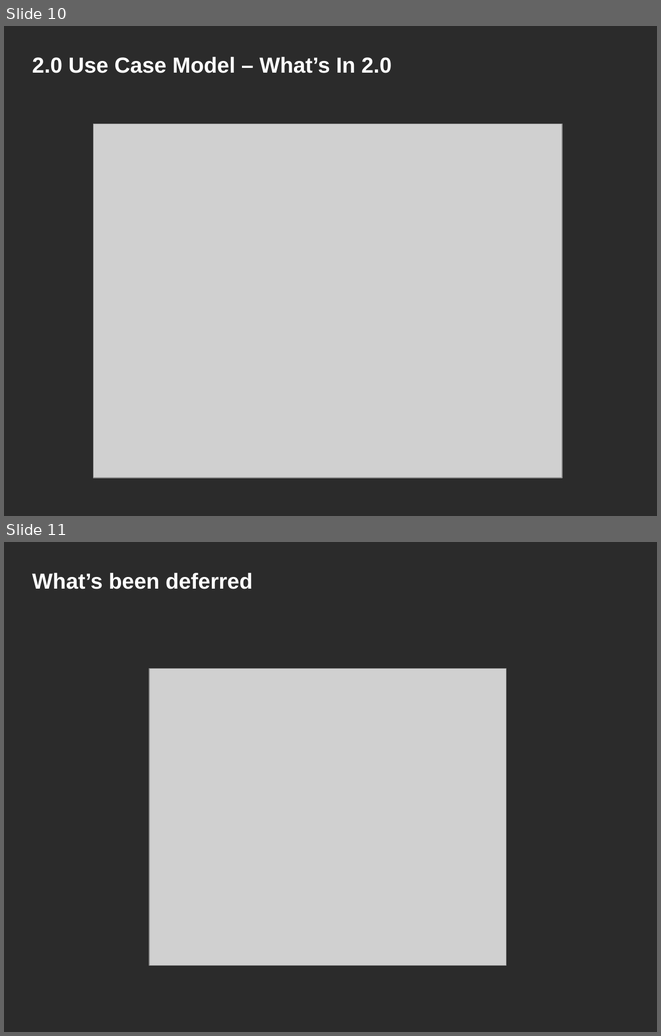
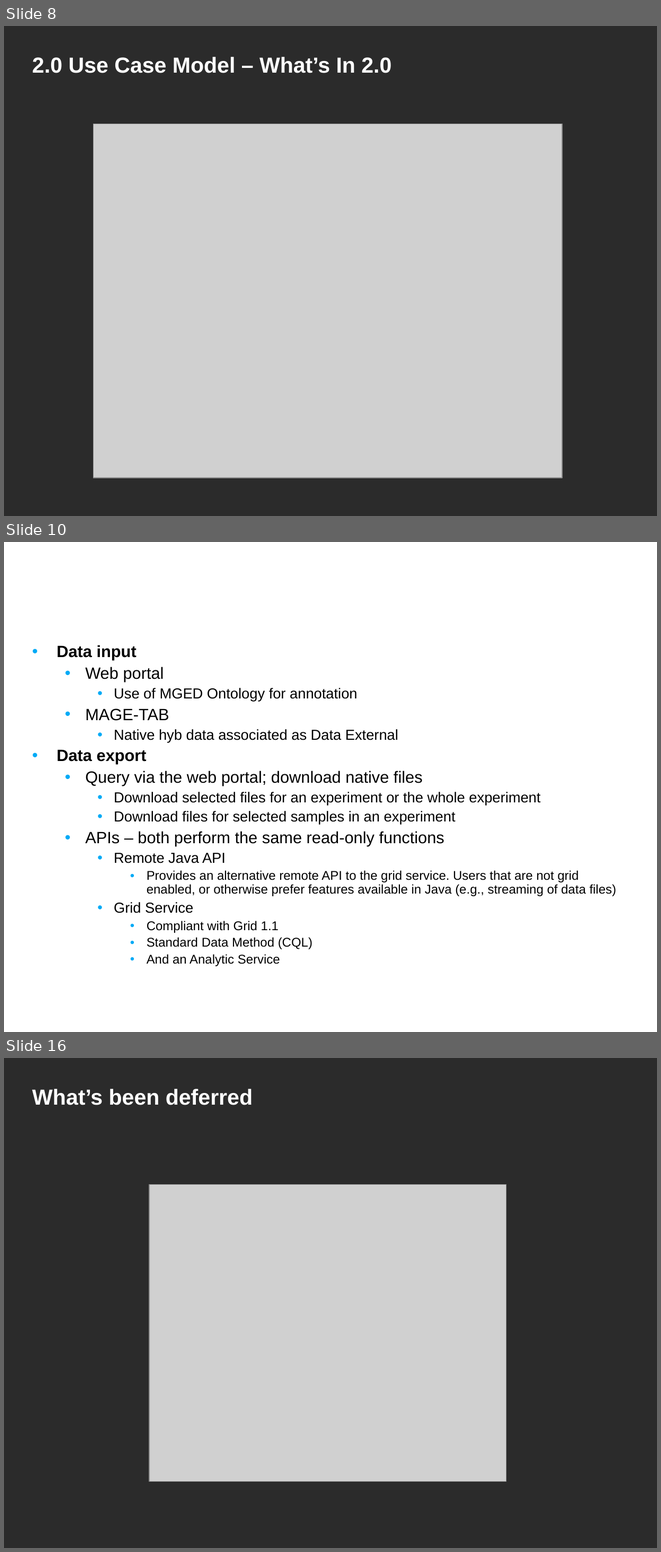
Before and after one commit to NCIP/caarray-docs, a slide deck: project_management/open_meetings/caArray User Community Meeting Oct17.ppt. Shown one above the other, each under a label of ours: slides 10 and 11 before the commit, slides 8, 10 and 16 after it; the slides between them are not shown. The pictures are 661x1036 and 661x1552 pixels, drawn with LibreOffice and Linux fonts; fonts in the diff are those of the drawing; grey boxes stand for pictures; background and template pictures are left out; a plain dark background stands for a picture behind light text. Boxes give left, top, right and bottom in pixels: in the first picture for what was removed or moved away, otherwise in the second. Text is boxed around its words. In the diff, an @@ line names an element or a change of style, - is before the commit and + after.

```diff
--- a/project_management/open_meetings/caArray User Community Meeting Oct17.ppt
+++ b/project_management/open_meetings/caArray User Community Meeting Oct17.ppt
@@ slide 10 added at [4, 542, 657, 1032], background picture (left out) @@
@@ title added at [26, 542, 515, 618], 24 pt, text #FFFFFF, bold @@
+Anticipated scope: Data input and export
@@ text added at [56, 645, 617, 966], 14 pt, text #000000 @@
+• Data input
+  • Web portal
+    • Use of MGED Ontology for annotation
+  • MAGE-TAB
+    • Native hyb data associated as Data External
+• Data export
+  • Query via the web portal; download native files
+    • Download selected files for an experiment or the whole experiment
+    • Download files for selected samples in an experiment
+  • APIs – both perform the same read-only functions
+    • Remote Java API
+      • Provides an alternative remote API to the grid service. Users that are not grid enabled, or otherwise prefer features available in Java (e.g., streaming of data files)
+    • Grid Service
+      • Compliant with Grid 1.1
+      • Standard Data Method (CQL)
+      • And an Analytic Service
@@ what was slide 10 is now slide 8 @@
@@ what was slide 11 is now slide 16 @@
```
Also in this commit, not shown: 6 slides changed, 5 other slides added, 1 slide removed.
